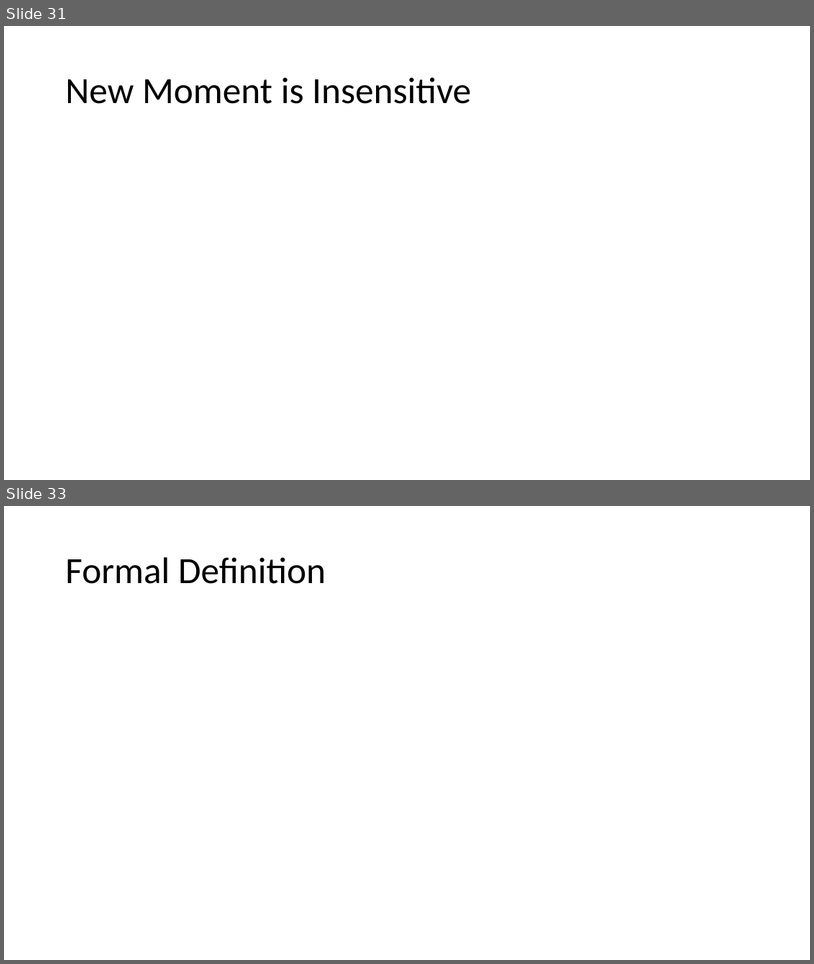
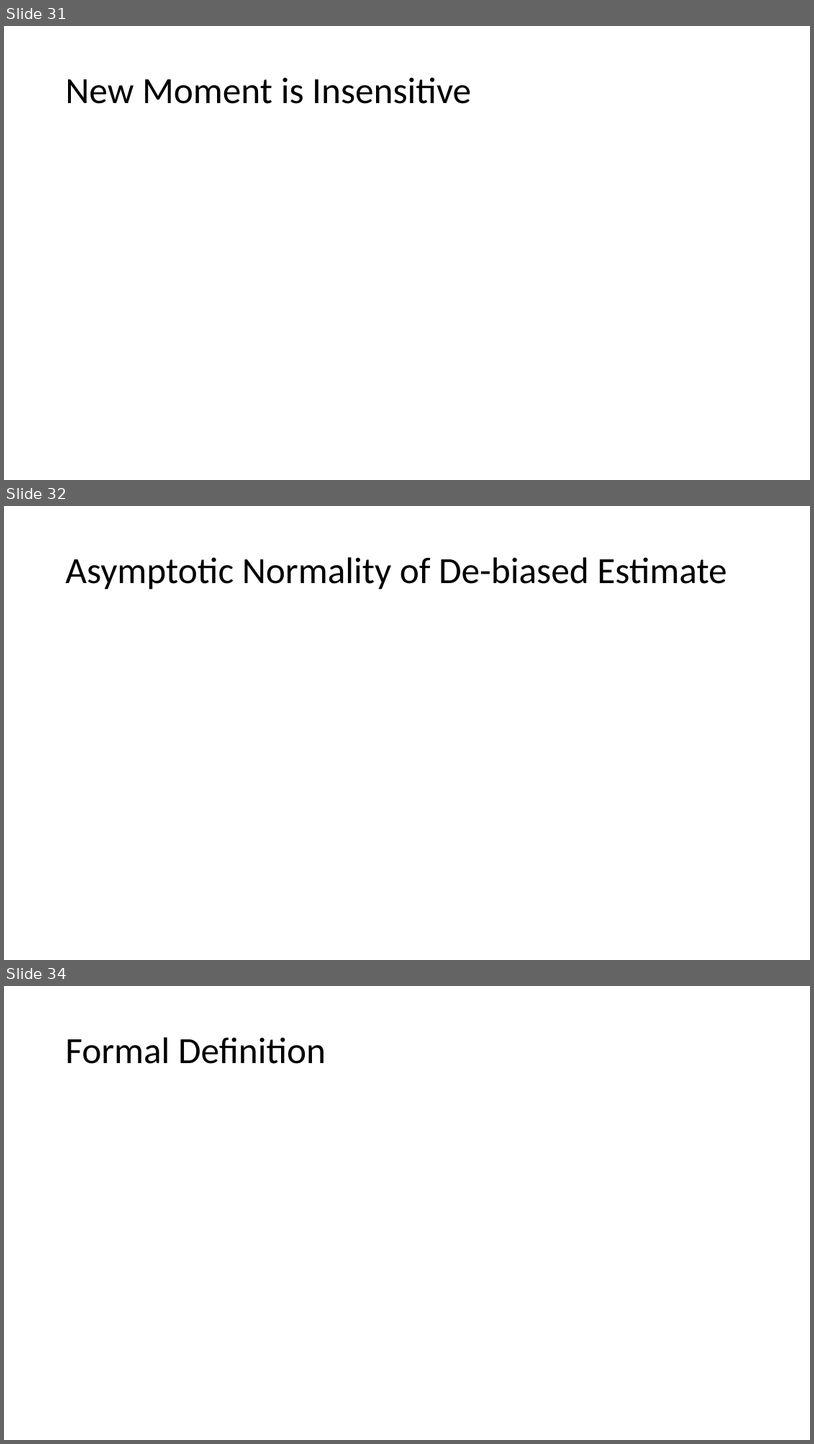
Before and after one commit to stanford-msande228/winter25, a slide deck: assets/presentations/MSANDE228_Lecture13_Inference_with_Modern_NonLinear_Methods.pptx. Shown one above the other, each under a label of ours: slides 31 and 33 before the commit, slides 31, 32 and 34 after it; the slides between them are not shown. The pictures are 814x964 and 814x1444 pixels, drawn with LibreOffice and Linux fonts; fonts in the diff are those of the drawing; grey boxes stand for pictures. Boxes give left, top, right and bottom in pixels: in the first picture for what was removed or moved away, otherwise in the second. Text is boxed around its words. In the diff, an @@ line names an element or a change of style, - is before the commit and + after.

```diff
--- a/assets/presentations/MSANDE228_Lecture13_Inference_with_Modern_NonLinear_Methods.pptx
+++ b/assets/presentations/MSANDE228_Lecture13_Inference_with_Modern_NonLinear_Methods.pptx
@@ slide 32 added at [4, 506, 810, 960], background #FFFFFF @@
@@ title added at [65, 557, 727, 590], 44 pt, text #000000 @@
+Asymptotic Normality of De-biased Estimate
@@ what was slide 33 is now slide 34 @@
```
Also in this commit, not shown: 1 slide changed, 1 other file.
